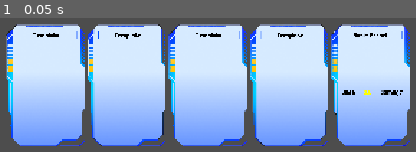
Above: before the commit, frame 1.
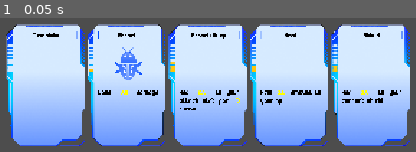
Above: after the commit, the same moment.

Repository: daistic/Project-Card-Game
Game: Godot game, scene res://Scenes/Card Game/CardGame.tscn
The game is run twice, just before and just after one commit, with the same random seed, the same clock (stepped at 60 frames per second) and the same inputs. The project has no main scene, so this scene is started directly.
Inputs:
- Up to frame 1 (0.05 s): no input

The runs differ from the first frame. In frame 1, 3.0% of the frame differs, in the area x 1-97%, y 11-69%.

Commit message:
add: attack buff card

Diff:
--- /dev/null
+++ b/Resources/Card Resources/AttackBuff.tres
@@ -0,0 +1,14 @@
+[gd_resource type="Resource" script_class="AttackBuff" load_steps=2 format=3 uid="uid://coc8xyap5x0fi"]
+
+[ext_resource type="Script" uid="uid://cx3ovmf6dom73" path="res://Scripts/Card Interfaces/AttackBuff.gd" id="1_a1ryd"]
+
+[resource]
+script = ExtResource("1_a1ryd")
+buff = 2.5
+turns = 3
+name = "Attack Buff"
+desc = "Add [color=yellow] %.1f [/color] to your attack stat for [color=yellow] %d [/color] turns"
+energy_cost = 3
+ai_energy_cost = 0
+is_stat_effector = true
+metadata/_custom_type_script = "uid://cx3ovmf6dom73"
--- a/Resources/Card Resources/BasicAttack.tres
+++ b/Resources/Card Resources/BasicAttack.tres
@@ -5,8 +5,9 @@
 [resource]
 script = ExtResource("1_ck714")
 damage = 3.0
-name = "Basic Attack"
+name = "Attack"
 desc = "Does [color=yellow] %.1f [/color] damage"
 energy_cost = 1
 ai_energy_cost = 0
+is_stat_effector = false
 metadata/_custom_type_script = "uid://65wkse0t7nf2"
--- /dev/null
+++ b/Resources/Card Resources/BasicHeal.tres
@@ -0,0 +1,13 @@
+[gd_resource type="Resource" script_class="BasicHeal" load_steps=2 format=3 uid="uid://b8cklu4ds6x02"]
+
+[ext_resource type="Script" uid="uid://bfi3thnwyom4r" path="res://Scripts/Card Interfaces/BasicHeal.gd" id="1_8mdi1"]
+
+[resource]
+script = ExtResource("1_8mdi1")
+heal_amount = 3.0
+name = "Heal"
+desc = "Heal [color=yellow] %.1f [/color] amount to your hp"
+energy_cost = 2
+ai_energy_cost = 0
+is_stat_effector = false
+metadata/_custom_type_script = "uid://bfi3thnwyom4r"
--- /dev/null
+++ b/Resources/Card Resources/BasicShield.tres
@@ -0,0 +1,13 @@
+[gd_resource type="Resource" script_class="BasicShield" load_steps=2 format=3 uid="uid://bd6nnog6su5rx"]
+
+[ext_resource type="Script" uid="uid://dparogoq4lnbt" path="res://Scripts/Card Interfaces/BasicShield.gd" id="1_e68v0"]
+
+[resource]
+script = ExtResource("1_e68v0")
+shield_amount = 3.0
+name = "Shield"
+desc = "Add [color=yellow] %.1f [/color] to your current shield"
+energy_cost = 2
+ai_energy_cost = 0
+is_stat_effector = false
+metadata/_custom_type_script = "uid://dparogoq4lnbt"
--- a/Resources/Cards List/CardFileList.tres
+++ b/Resources/Cards List/CardFileList.tres
@@ -8,7 +8,22 @@
 card_resource_path = "res://Resources/Card Resources/BasicAttack.tres"
 scene_path = "res://Scenes/On Screen Cards/BasicAttack.tscn"
 
+[sub_resource type="Resource" id="Resource_eq52y"]
+script = ExtResource("1_keiqt")
+card_resource_path = "res://Resources/Card Resources/BasicAttack.tres"
+scene_path = "res://Scenes/On Screen Cards/BasicAttack.tscn"
+
+[sub_resource type="Resource" id="Resource_n7tgs"]
+script = ExtResource("1_keiqt")
+card_resource_path = "res://Resources/Card Resources/BasicHeal.tres"
+scene_path = "res://Scenes/On Screen Cards/BasicHeal.tscn"
+
+[sub_resource type="Resource" id="Resource_bvuhf"]
+script = ExtResource("1_keiqt")
+card_resource_path = "res://Resources/Card Resources/BasicShield.tres"
+scene_path = "res://Scenes/On Screen Cards/BasicShield.tscn"
+
 [resource]
 script = ExtResource("2_eq52y")
-file_names = Array[ExtResource("1_keiqt")]([SubResource("Resource_keiqt")])
+file_names = Array[ExtResource("1_keiqt")]([SubResource("Resource_keiqt"), SubResource("Resource_eq52y"), SubResource("Resource_n7tgs"), SubResource("Resource_bvuhf")])
 starting_deck_scenes = Array[PackedScene]([])
--- a/Scenes/Base Scenes/BaseOnScreenCard.tscn
+++ b/Scenes/Base Scenes/BaseOnScreenCard.tscn
@@ -44,7 +44,7 @@
 script = ExtResource("2_hm6hs")
 card_resource = ExtResource("3_xmtfg")
 
-[node name="TextureProgressBar" type="TextureProgressBar" parent="."]
+[node name="EnergyCostBar" type="TextureProgressBar" parent="."]
 layout_mode = 0
 offset_left = 3.0
 offset_top = 29.0
--- a/Scenes/Base Scenes/EnemyBase.tscn
+++ b/Scenes/Base Scenes/EnemyBase.tscn
@@ -12,4 +12,4 @@
 grow_horizontal = 2
 grow_vertical = 2
 script = ExtResource("1_iiq2q")
-damageable = ExtResource("2_mfg40")
+stats = ExtResource("2_mfg40")
--- a/Scenes/Card Game/CardGame.tscn
+++ b/Scenes/Card Game/CardGame.tscn
@@ -1,11 +1,14 @@
-[gd_scene load_steps=7 format=3 uid="uid://d0iyidwt2kfsw"]
+[gd_scene load_steps=10 format=3 uid="uid://d0iyidwt2kfsw"]
 
 [ext_resource type="Script" uid="uid://drij3gdl56y45" path="res://Scripts/Card Game/CardGame.gd" id="1_5pjvo"]
 [ext_resource type="PackedScene" uid="uid://0dnbilvg84cq" path="res://Scenes/Card Game/CardHitZone.tscn" id="2_5f4ku"]
 [ext_resource type="PackedScene" uid="uid://dkcyc2y6wpdfm" path="res://Scenes/Base Scenes/BaseOnScreenCard.tscn" id="2_qep0y"]
 [ext_resource type="PackedScene" uid="uid://cb4a8yajsdug5" path="res://Scenes/On Screen Cards/BasicAttack.tscn" id="3_7ak25"]
 [ext_resource type="PackedScene" uid="uid://dx4xd52shm7q7" path="res://Scenes/Base Scenes/EnemyBase.tscn" id="4_4l43w"]
+[ext_resource type="PackedScene" uid="uid://bgajc7e6x10uv" path="res://Scenes/On Screen Cards/AttackBuff.tscn" id="4_7ak25"]
+[ext_resource type="PackedScene" uid="uid://dsk8qv36sem5q" path="res://Scenes/On Screen Cards/BasicHeal.tscn" id="5_e1x1l"]
 [ext_resource type="PackedScene" uid="uid://pkka7c8d3yxx" path="res://Scenes/Card Game/Player.tscn" id="5_oxm1c"]
+[ext_resource type="PackedScene" uid="uid://b8oqih0kmstpb" path="res://Scenes/On Screen Cards/BasicShield.tscn" id="6_nkj25"]
 
 [node name="CardGame" type="Control"]
 layout_mode = 3
@@ -34,16 +37,16 @@
 [node name="BaseOnScreenCard" parent="MarginContainer/HBoxContainer" instance=ExtResource("2_qep0y")]
 layout_mode = 2
 
-[node name="BaseOnScreenCard2" parent="MarginContainer/HBoxContainer" instance=ExtResource("2_qep0y")]
+[node name="BasicAttack" parent="MarginContainer/HBoxContainer" instance=ExtResource("3_7ak25")]
 layout_mode = 2
 
-[node name="BaseOnScreenCard3" parent="MarginContainer/HBoxContainer" instance=ExtResource("2_qep0y")]
+[node name="AttackBuff" parent="MarginContainer/HBoxContainer" instance=ExtResource("4_7ak25")]
 layout_mode = 2
 
-[node name="BaseOnScreenCard4" parent="MarginContainer/HBoxContainer" instance=ExtResource("2_qep0y")]
+[node name="BasicHeal" parent="MarginContainer/HBoxContainer" instance=ExtResource("5_e1x1l")]
 layout_mode = 2
 
-[node name="BasicAttack" parent="MarginContainer/HBoxContainer" instance=ExtResource("3_7ak25")]
+[node name="BasicShield" parent="MarginContainer/HBoxContainer" instance=ExtResource("6_nkj25")]
 layout_mode = 2
 
 [node name="CardHitZone" parent="." instance=ExtResource("2_5f4ku")]
@@ -66,6 +69,8 @@
 offset_bottom = 0.0
 grow_horizontal = 2
 grow_vertical = 0
+max_char_energy = 5.0
+max_ai_energy = 5.0
 
 [node name="EnemyBase" parent="." instance=ExtResource("4_4l43w")]
 layout_mode = 1
--- a/Scenes/Card Game/Player.tscn
+++ b/Scenes/Card Game/Player.tscn
@@ -10,4 +10,6 @@
 offset_bottom = 40.0
 mouse_filter = 2
 script = ExtResource("1_rpqav")
-damageable = ExtResource("2_kyqiw")
+stats = ExtResource("2_kyqiw")
+max_char_energy = null
+max_ai_energy = null
--- /dev/null
+++ b/Scenes/On Screen Cards/AttackBuff.tscn
@@ -0,0 +1,7 @@
+[gd_scene load_steps=3 format=3 uid="uid://bgajc7e6x10uv"]
+
+[ext_resource type="PackedScene" uid="uid://dkcyc2y6wpdfm" path="res://Scenes/Base Scenes/BaseOnScreenCard.tscn" id="1_q5xja"]
+[ext_resource type="Resource" uid="uid://coc8xyap5x0fi" path="res://Resources/Card Resources/AttackBuff.tres" id="2_xcov8"]
+
+[node name="AttackBuff" instance=ExtResource("1_q5xja")]
+card_resource = ExtResource("2_xcov8")
--- a/Scenes/On Screen Cards/BasicAttack.tscn
+++ b/Scenes/On Screen Cards/BasicAttack.tscn
@@ -1,7 +1,9 @@
-[gd_scene load_steps=3 format=3 uid="uid://cb4a8yajsdug5"]
+[gd_scene load_steps=4 format=3 uid="uid://cb4a8yajsdug5"]
 
 [ext_resource type="PackedScene" uid="uid://dkcyc2y6wpdfm" path="res://Scenes/Base Scenes/BaseOnScreenCard.tscn" id="1_jbcsv"]
+[ext_resource type="Texture2D" uid="uid://bepcjlkb72hd" path="res://Assets/Textures/Card Textures/AttackCard.png" id="2_hn6t8"]
 [ext_resource type="Resource" uid="uid://cvc6tl7xk7b0x" path="res://Resources/Card Resources/BasicAttack.tres" id="2_y3nnu"]
 
 [node name="BasicAttack" instance=ExtResource("1_jbcsv")]
+texture = ExtResource("2_hn6t8")
 card_resource = ExtResource("2_y3nnu")
--- /dev/null
+++ b/Scenes/On Screen Cards/BasicHeal.tscn
@@ -0,0 +1,7 @@
+[gd_scene load_steps=3 format=3 uid="uid://dsk8qv36sem5q"]
+
+[ext_resource type="PackedScene" uid="uid://dkcyc2y6wpdfm" path="res://Scenes/Base Scenes/BaseOnScreenCard.tscn" id="1_kjkst"]
+[ext_resource type="Resource" uid="uid://b8cklu4ds6x02" path="res://Resources/Card Resources/BasicHeal.tres" id="2_yucc2"]
+
+[node name="BasicHeal" instance=ExtResource("1_kjkst")]
+card_resource = ExtResource("2_yucc2")
--- /dev/null
+++ b/Scenes/On Screen Cards/BasicShield.tscn
@@ -0,0 +1,7 @@
+[gd_scene load_steps=3 format=3 uid="uid://b8oqih0kmstpb"]
+
+[ext_resource type="PackedScene" uid="uid://dkcyc2y6wpdfm" path="res://Scenes/Base Scenes/BaseOnScreenCard.tscn" id="1_2deio"]
+[ext_resource type="Resource" uid="uid://bd6nnog6su5rx" path="res://Resources/Card Resources/BasicShield.tres" id="2_j6a4d"]
+
+[node name="BasicShield" instance=ExtResource("1_2deio")]
+card_resource = ExtResource("2_j6a4d")
--- /dev/null
+++ b/Scripts/Card Interfaces/AttackBuff.gd
@@ -0,0 +1,12 @@
+class_name AttackBuff
+
+extends CardInterface
+
+@export var buff: float = 0.0
+@export var turns: int = 3
+
+func apply_stat_effect(_damageable: Damageable) -> void:
+	_damageable.atk += buff
+
+func get_desc_format() -> Array:
+	return [buff, turns]
--- a/Scripts/Card Interfaces/BasicAttack.gd
+++ b/Scripts/Card Interfaces/BasicAttack.gd
@@ -4,7 +4,7 @@
 
 @export var damage: float
 
-func get_card_damage() -> float:
+func get_card_damage(_damageable: Damageable) -> float:
 	return damage
 
 func get_desc_format() -> Array:
--- /dev/null
+++ b/Scripts/Card Interfaces/BasicHeal.gd
@@ -0,0 +1,11 @@
+class_name BasicHeal
+
+extends CardInterface
+
+@export var heal_amount: float = 3.0
+
+func regenerate_stat(_damageable: Damageable) -> void:
+	_damageable.cur_hp += heal_amount
+
+func get_desc_format() -> Array:
+	return [heal_amount]
--- /dev/null
+++ b/Scripts/Card Interfaces/BasicShield.gd
@@ -0,0 +1,11 @@
+class_name BasicShield
+
+extends CardInterface
+
+@export var shield_amount = 3.0
+
+func regenerate_stat(_damageable: Damageable) -> void:
+	_damageable.cur_shield += shield_amount
+
+func get_desc_format() -> Array:
+	return [shield_amount]
--- a/Scripts/Classes/Enemy.gd
+++ b/Scripts/Classes/Enemy.gd
@@ -2,7 +2,7 @@
 
 extends TextureRect
 
-@export var damageable: Damageable
+@export var stats: Damageable
 @export var enemy_cards: Array[CardInterface] = []
 @export var max_moves: int = 2
 
@@ -21,7 +21,9 @@
 	BattleManager.change_state(BattleManager.BATTLE_STATE.PLAYER_TURN)
 
 func _on_card_used(_card_resource: CardInterface) -> void:
-	damageable.hp -= damageable.card_damage(BattleManager.player.damageable,
-			_card_resource.get_card_damage())
+	var player_stats: Damageable = BattleManager.player.stats.get_stats_after_status()
 
-	print (damageable.hp)
+	stats.cur_hp -= stats.card_damage(player_stats,
+		_card_resource.get_card_damage(player_stats))
+
+	#print(stats.cur_hp)
--- a/Scripts/Classes/OnScreenCard.gd
+++ b/Scripts/Classes/OnScreenCard.gd
@@ -4,6 +4,7 @@
 
 @onready var title_label: Label = $TitleLabel
 @onready var desc_label: RichTextLabel = $DescLabel
+@onready var energy_cost_bar: TextureProgressBar = $EnergyCostBar
 
 @export var card_resource: CardInterface
 
@@ -25,7 +26,7 @@
 	if card_resource == null:
 		queue_free()
 
-	_setup_labels()
+	_setup_childrens()
 
 func _get_drag_data(_at_position: Vector2) -> Variant:
 	var preview_scene: PackedScene = load(self.scene_file_path)
@@ -53,9 +54,14 @@
 	if card_being_dragged == self and card_being_dragged != null:
 		card_being_dragged.queue_free()
 
-func _setup_labels() -> void:
+func _setup_childrens() -> void:
 	title_label.text = card_resource.name
 	desc_label.text = card_resource.desc % card_resource.get_desc_format()
+
+	if card_resource.ai_energy_cost > 0:
+		energy_cost_bar.value = card_resource.ai_energy_cost
+	else:
+		energy_cost_bar.value = card_resource.energy_cost
 
 func _on_mouse_entered() -> void:
 	_tween_scale_animation(MOUSE_ENTERING)
--- a/Scripts/Classes/Player.gd
+++ b/Scripts/Classes/Player.gd
@@ -2,8 +2,7 @@
 
 extends Control
 
-@export var damageable: Damageable
-
+@export var stats: Damageable
 @export var max_char_energy: float = 5.0
 @export var max_ai_energy: float = 5.0
 
@@ -19,9 +18,14 @@
 	cur_energy -= _card_resource.energy_cost
 	cur_ai_energy -= _card_resource.ai_energy_cost
 
-	print(cur_energy)
+	_card_resource.regenerate_stat(stats)
+	if _card_resource.is_stat_effector:
+		stats.stat_effects.append(_card_resource)
+
+	print(stats.cur_hp)
+	print(stats.cur_shield)
 
 func _on_enemy_card_used(_card_resource: CardInterface) -> void:
 	#do something
 
-	print(damageable.hp)
+	print(stats.hp)
--- a/Scripts/Resource Classes/CardInterface.gd
+++ b/Scripts/Resource Classes/CardInterface.gd
@@ -6,8 +6,9 @@
 @export var desc: String = ""
 @export var energy_cost: int = 0
 @export var ai_energy_cost: int = 0
+@export var is_stat_effector: bool = false
 
-func get_card_damage() -> float:
+func get_card_damage(_damageable: Damageable) -> float:
 	#does nothing
 	return 0.0
 
@@ -15,6 +16,10 @@
 	#does nothing
 	pass
 
+func apply_stat_effect(_damageable: Damageable) -> void:
+	#does nothing
+	pass
+
 func get_desc_format() -> Array:
 	#does nothing
 	return []
--- a/Scripts/Resource Classes/Damageable.gd
+++ b/Scripts/Resource Classes/Damageable.gd
@@ -2,22 +2,38 @@
 
 extends Resource
 
-@export var hp: float = 10.0
+@export var max_hp: float = 10.0
+@export var max_shield: float = 10.0
 @export var atk: float = 1.0
-@export var def: float = 1.0
 @export var crit_rate: float = 15.0
 @export var crit_damage: float = 1.25
 
-var shield: float = 0.0
+var cur_hp: float = max_hp
+var cur_shield: float = 0.0
+var stat_effects: Array[CardInterface] = []
 
 func card_damage(other_damageable: Damageable, damage: float) -> float:
 	var total_damage = 0.0
 
-	total_damage += ((other_damageable.atk * damage) - shield) / def
-	clampf(total_damage, 0.0, total_damage)
+	total_damage += (other_damageable.atk * damage) - cur_shield
+	total_damage = clampf(total_damage, 0.0, total_damage)
 
 	if randf_range(BattleManager.MINIMUM_CRIT_RATE,
 		BattleManager.MAXIMUM_CRIT_RATE) < other_damageable.crit_rate:
 			total_damage *= other_damageable.crit_damage
 
 	return total_damage
+
+func get_stats_after_status() -> Damageable:
+	var sas: Damageable = Damageable.new()
+
+	sas.cur_hp = cur_hp
+	sas.cur_shield = cur_shield
+	sas.atk = atk
+	sas.crit_rate = crit_rate
+	sas.crit_damage = crit_damage
+
+	for status in stat_effects:
+		status.apply_stat_effect(sas)
+
+	return sas
Not shown: 1 places in Resources/Cards List/CardFileList.tres that only renumber resources
Not shown, added: Scripts/Card Interfaces/AttackBuff.gd.uid
Not shown, added: Scripts/Card Interfaces/BasicHeal.gd.uid
Not shown, added: Scripts/Card Interfaces/BasicShield.gd.uid
